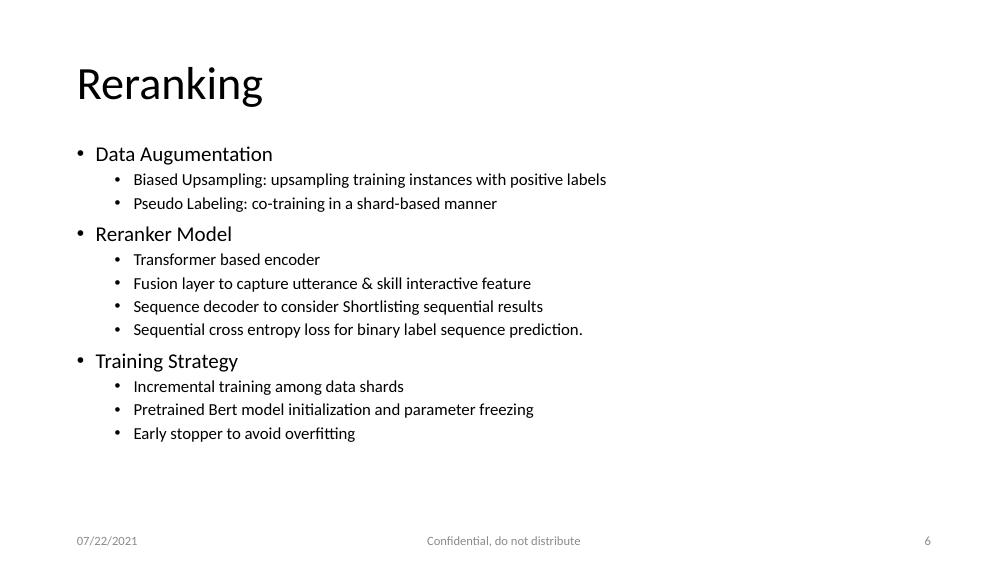
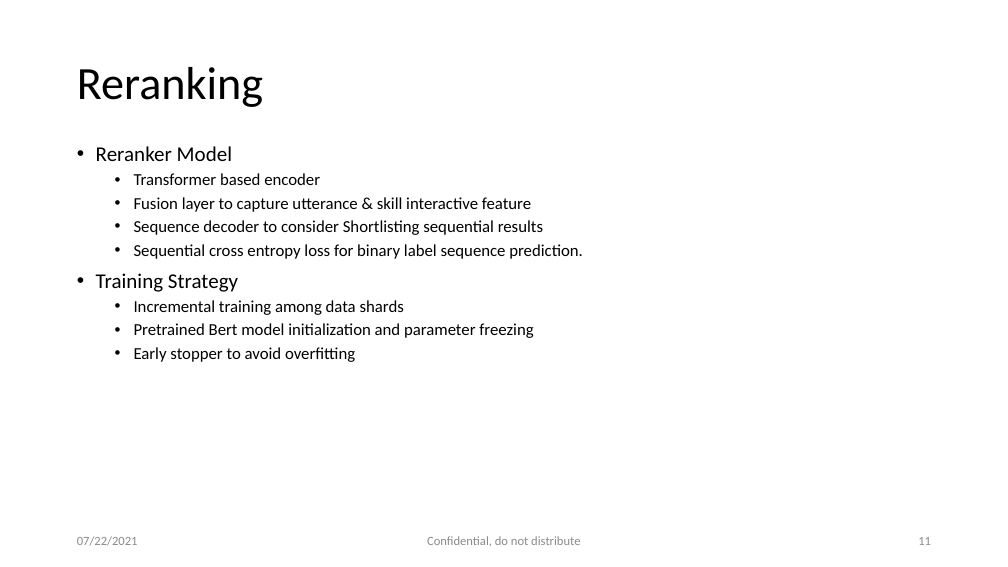
Before and after one commit to RoyZhengGao/RoyZhengGao-old.github.io, a slide deck: slide 11 of files/asru-2021.pptx (slide 6 before the commit). Drawn at 1008x567 pixels with LibreOffice and Linux fonts; fonts in the diff are those of the drawing. Boxes give left, top, right and bottom in pixels: in the first picture for what was removed or moved away, otherwise in the second. Text is boxed around its words. In the diff, an @@ line names an element or a change of style, - is before the commit and + after.

```diff
--- a/files/asru-2021.pptx
+++ b/files/asru-2021.pptx
@@ text at bbox=[96, 146, 606, 212]: paragraphs removed @@
-• Data Augumentation
-  • Biased Upsampling: upsampling training instances with positive labels
-  • Pseudo Labeling: co-training in a shard-based manner
@@ page number at bbox=[918, 537, 931, 545]: text changed @@
-6
+11
```
Also in this commit, not shown: 4 other slides changed, 4 slides added, 4 other files.
